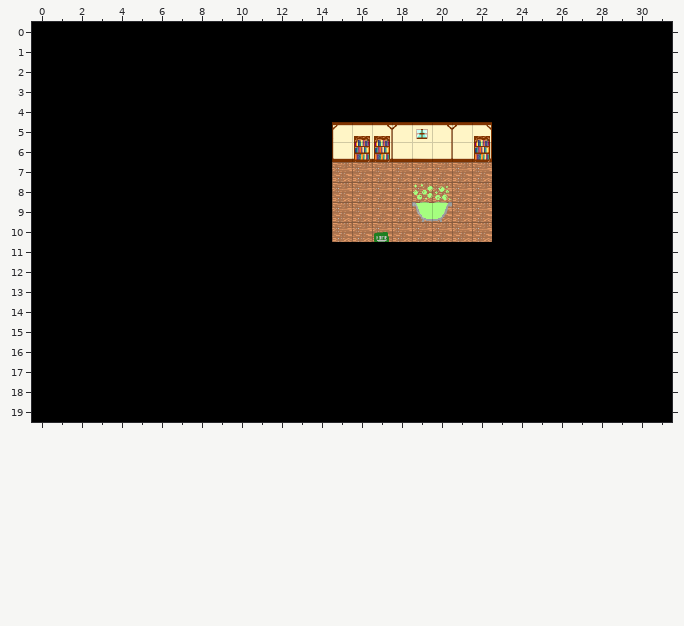
An edit to a level. Tiled map, maps/witch_hut_interior.tmx. Above is the file before it was changed.
Cells are 32x32 px. Shown: x 0..31, y 0..19.
After the commit:
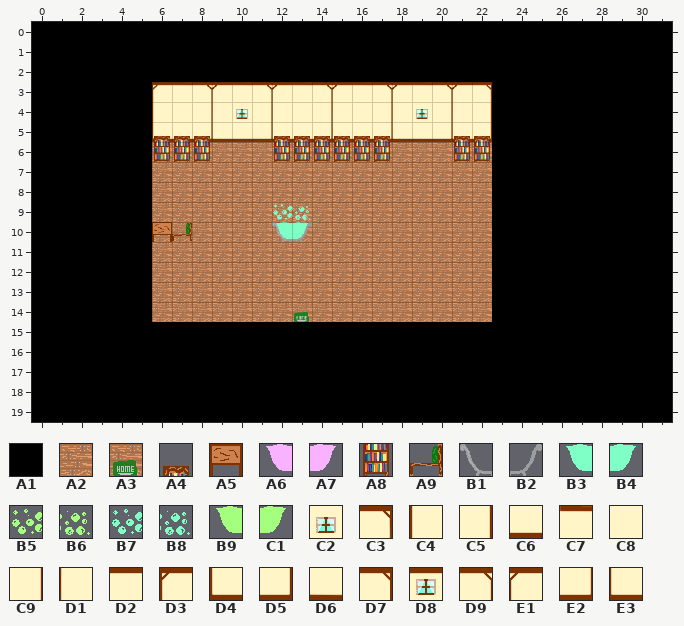
Key: from "exterior_with_house": A1 6, A2 12, A3 14; from "furniture": A4 0, A5 3, A6 5, A7 6, A8 9, A9 12, B1 14, B2 15, B3 16, B4 17, B5 18, B6 19, B7 20, B8 21, B9 23, C1 24; from "witch_hut_interior": C2 6, C3 12, C4 17, C5 18, C6 19, C7 20, C8 24, C9 25, D1 26; from "witch_hut_interior_tiles": D2 4, D3 5, D4 6, D5 7, D6 10, D7 11, D8 12, D9 13, E1 14, E2 19, E3 20.
__ is an empty cell.
Tiles of an added or newly shown layer are drawn over the layers below it.
What changed:
{"where": "layer \"walls\""}
{"y":3,"x":6,"old":"A1 A1 A1 A1 A1 A1 A1 A1 A1 A1 A1 A1 A1 A1 A1 A1 A1","new":"D3 C7 D9 E1 C7 D9 E1 C7 D9 E1 C7 D9 E1 C7 D9 E1 C3"}
{"y":4,"x":6,"old":"A1 A1 A1 A1 A1 A1 A1 A1 A1 A1 A1 A1 A1 A1 A1 A1 A1","new":"C4 C8 C9 D1 C2 C9 D1 C8 C9 D1 C8 C9 D1 C2 C9 D1 C5"}
{"y":5,"x":6,"old":"A1 A1 A1 A1 A1 A1 A1 A1 A1 D3 D2 D9 E1 D8 D9 E1 D7","new":"D4 C6 E2 E3 C6 E2 E3 C6 E2 E3 C6 E2 E3 C6 E2 E3 D5"}
{"y":6,"x":6,"old":"A1 A1 A1 A1 A1 A1 A1 A1 A1 D4 D6 E2 E3 D6 E2 E3 D5","new":"__ __ __ __ __ __ __ __ __ __ __ __ __ __ __ __ __"}
{"y":7,"x":6,"old":"A1 A1 A1 A1 A1 A1 A1 A1 A1","new":"__ __ __ __ __ __ __ __ __"}
{"y":8,"x":6,"old":"A1 A1 A1 A1 A1 A1 A1 A1 A1","new":"__ __ __ __ __ __ __ __ __"}
{"y":9,"x":6,"old":"A1 A1 A1 A1 A1 A1 A1 A1 A1","new":"__ __ __ __ __ __ __ __ __"}
{"y":10,"x":6,"old":"A1 A1 A1 A1 A1 A1 A1 A1 A1","new":"__ __ __ __ __ __ __ __ __"}
{"y":11,"x":6,"old":"A1 A1 A1 A1 A1 A1 A1 A1 A1 A1 A1 A1 A1 A1 A1 A1 A1","new":"__ __ __ __ __ __ __ __ __ __ __ __ __ __ __ __ __"}
{"y":12,"x":6,"old":"A1 A1 A1 A1 A1 A1 A1 A1 A1 A1 A1 A1 A1 A1 A1 A1 A1","new":"__ __ __ __ __ __ __ __ __ __ __ __ __ __ __ __ __"}
{"y":13,"x":6,"old":"A1 A1 A1 A1 A1 A1 A1 A1 A1 A1 A1 A1 A1 A1 A1 A1 A1","new":"__ __ __ __ __ __ __ __ __ __ __ __ __ __ __ __ __"}
{"y":14,"x":6,"old":"A1 A1 A1 A1 A1 A1 A1 A1 A1 A1 A1 A1 A1 A1 A1 A1 A1","new":"__ __ __ __ __ __ __ __ __ __ __ __ __ __ __ __ __"}
{"where": "layer \"background\""}
{"y":6,"x":6,"old":"__ __ __ __ __ __ __ __ __ __ __ __ __ __ __ __ __","new":"A2 A2 A2 A2 A2 A2 A2 A2 A2 A2 A2 A2 A2 A2 A2 A2 A2"}
{"y":7,"x":6,"old":"__ __ __ __ __ __ __ __ __","new":"A2 A2 A2 A2 A2 A2 A2 A2 A2"}
{"y":8,"x":6,"old":"__ __ __ __ __ __ __ __ __","new":"A2 A2 A2 A2 A2 A2 A2 A2 A2"}
{"y":9,"x":6,"old":"__ __ __ __ __ __ __ __ __","new":"A2 A2 A2 A2 A2 A2 A2 A2 A2"}
{"y":10,"x":6,"old":"__ __ __ __ __ __ __ __ __","new":"A2 A2 A2 A2 A2 A2 A2 A2 A2"}
{"y":11,"x":6,"old":"__ __ __ __ __ __ __ __ __ __ __ __ __ __ __ __ __","new":"A2 A2 A2 A2 A2 A2 A2 A2 A2 A2 A2 A2 A2 A2 A2 A2 A2"}
{"y":12,"x":6,"old":"__ __ __ __ __ __ __ __ __ __ __ __ __ __ __ __ __","new":"A2 A2 A2 A2 A2 A2 A2 A2 A2 A2 A2 A2 A2 A2 A2 A2 A2"}
{"y":13,"x":6,"old":"__ __ __ __ __ __ __ __ __ __ __ __ __ __ __ __ __","new":"A2 A2 A2 A2 A2 A2 A2 A2 A2 A2 A2 A2 A2 A2 A2 A2 A2"}
{"y":14,"x":6,"old":"__ __ __ __ __ __ __","new":"A2 A2 A2 A2 A2 A2 A2"}
{"y":14,"x":14,"old":"__ __ __ __ __ __ __ __ __","new":"A2 A2 A2 A2 A2 A2 A2 A2 A2"}
{"where": "layer \"objects\""}
{"y":5,"x":6,"old":"__ __ __","new":"A4 A4 A4"}
{"y":5,"x":12,"old":"__ __ __ __","new":"A4 A4 A4 A4"}
{"y":5,"x":21,"old":"__","new":"A4"}
{"y":6,"x":6,"old":"__ __ __","new":"A8 A8 A8"}
{"y":6,"x":12,"old":"__ __ __ __","new":"A8 A8 A8 A8"}
{"y":6,"x":21,"old":"__","new":"A8"}
{"y":9,"x":19,"old":"B1 B2","new":"__ __"}
{"y":10,"x":6,"old":"__ __","new":"A5 A9"}
{"y":10,"x":12,"old":"__ __","new":"B1 B2"}
{"y":10,"x":17,"old":"A3","new":"__"}
{"where": "layer \"potion\""}
{"y":9,"x":19,"old":"A6 A7","new":"__ __"}
{"y":10,"x":12,"old":"__ __","new":"B3 B4"}
{"where": "layer \"bubbles\""}
{"y":8,"x":19,"old":"B5 B6","new":"__ __"}
{"y":9,"x":12,"old":"__ __","new":"B7 B8"}
{"y":9,"x":19,"old":"B9 C1","new":"__ __"}
{"where": "layer \"door\" (added)"}
{"y":14,"x":13,"old":"__","new":"A3"}
